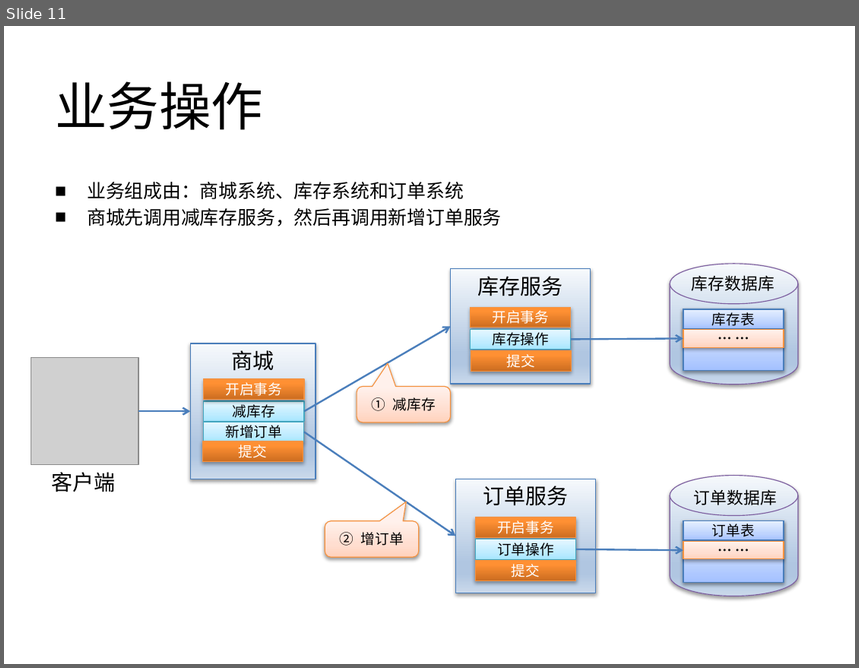
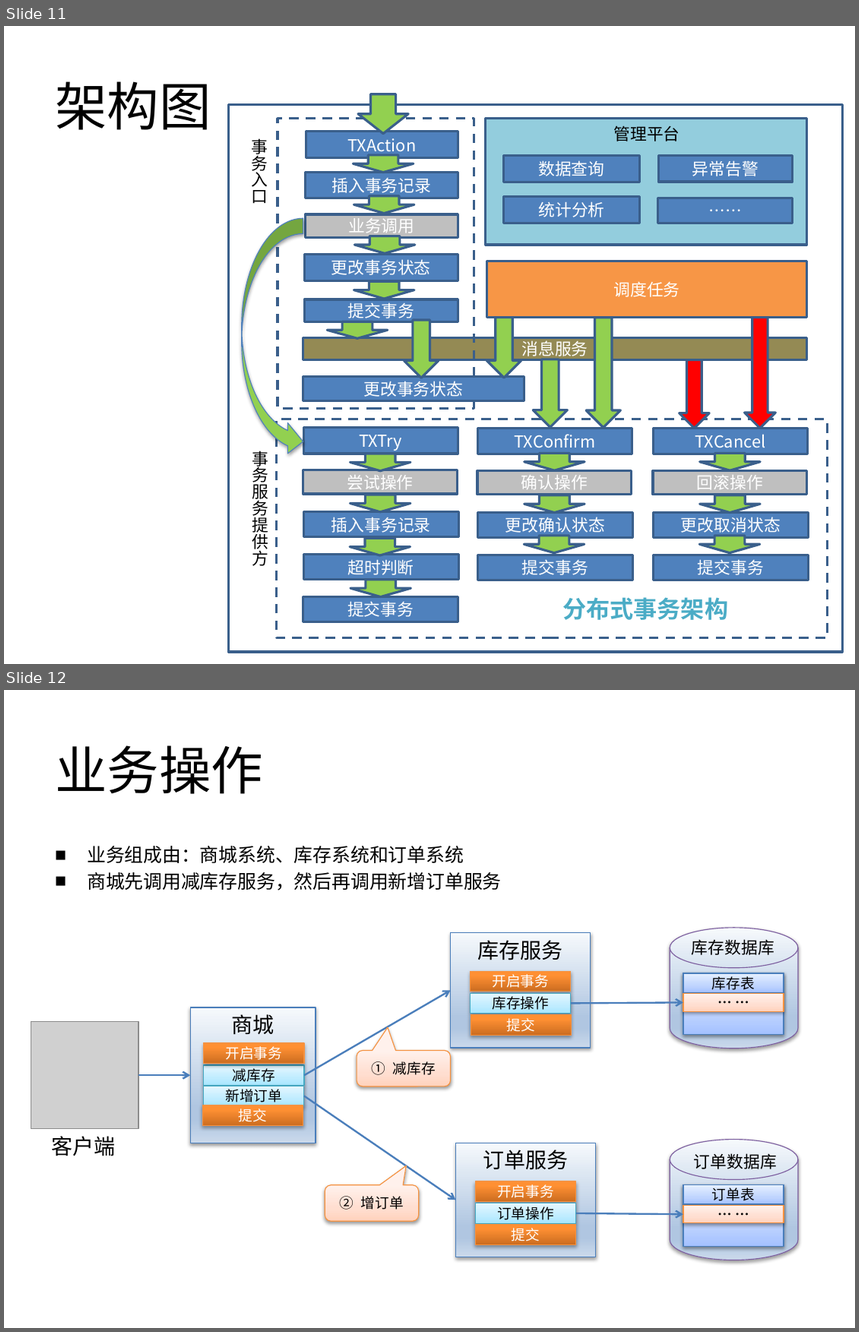
Before and after one commit to balancebeam/galaxy, a slide deck: galaxy-doc/分布式事务.pptx. Shown one above the other, each under a label of ours: slide 11 before the commit, slides 11 and 12 after it. The pictures are 859x668 and 859x1332 pixels, drawn with LibreOffice and Linux fonts; fonts in the diff are those of the drawing; grey boxes stand for pictures. Boxes give left, top, right and bottom in pixels: in the first picture for what was removed or moved away, otherwise in the second. Text is boxed around its words. In the diff, an @@ line names an element or a change of style, - is before the commit and + after.

```diff
--- a/galaxy-doc/分布式事务.pptx
+++ b/galaxy-doc/分布式事务.pptx
@@ slide 11 added at (4, 26, 855, 664), background #FFFFFF @@
@@ title added at (55, 81, 211, 130), 44 pt, text #000000 @@
+架构图
@@ group added at (229, 94, 842, 652): 29 rectangles, 22 down arrows, 4 texts, 1 curved right arrow @@
+TXAction
+插入事务记录
+业务调用
+更改事务状态
+提交事务
+TXTry
+尝试操作
+插入事务记录
+超时判断
+消息服务
+提交事务
+TXConfirm
+确认操作
+更改确认状态
+提交事务
+TXCancel
+回滚操作
+更改取消状态
+提交事务
+调度任务
+管理平台
+数据查询
+统计分析
+……
+异常告警
+分布式事务架构
+更改事务状态
+事务入口
+事务服务提供方
@@ what was slide 11 is now slide 12 @@
```
Also in this commit, not shown: 3 slides changed, 2 other files.
